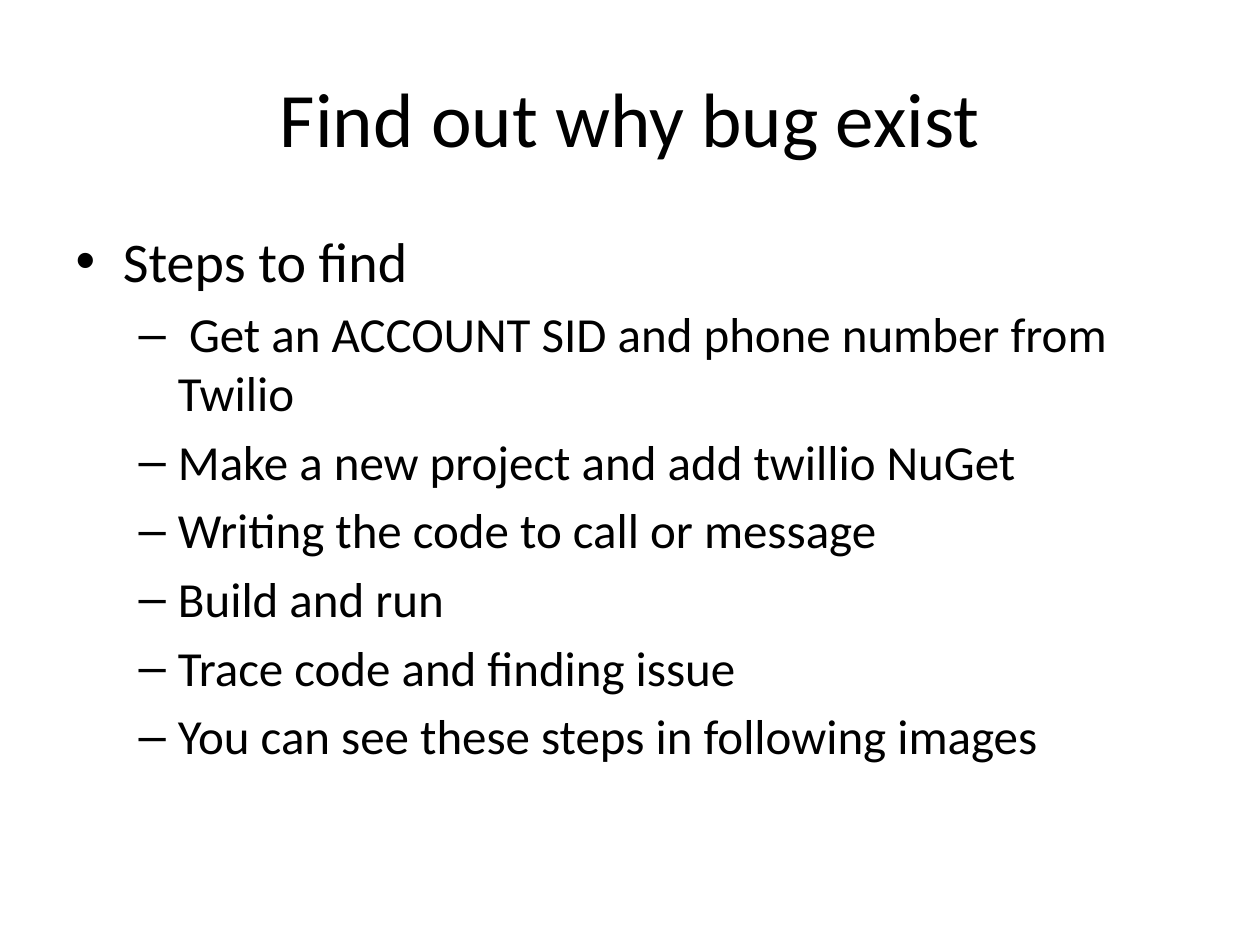
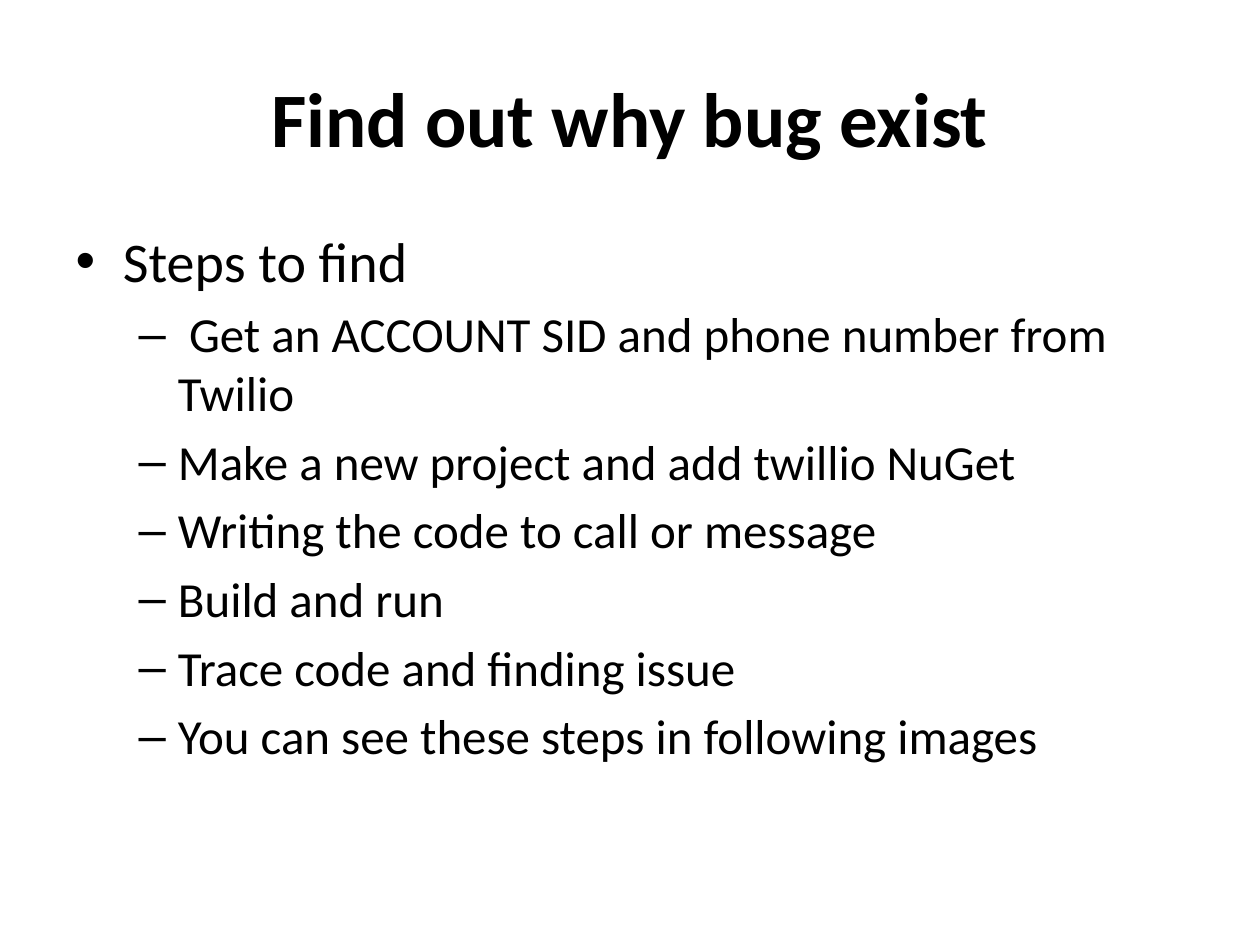
Before and after one commit to manouchehr/SOEN691_AZIZI, a slide deck: slide 7 of ClassWorkReports/Twilio_sharpBugFixing .pptx. Drawn at 1260x945 pixels with LibreOffice and Linux fonts; fonts in the diff are those of the drawing. Boxes give left, top, right and bottom in pixels: in the first picture for what was removed or moved away, otherwise in the second. Text is boxed around its words. In the diff, an @@ line names an element or a change of style, - is before the commit and + after.

```diff
--- a/ClassWorkReports/Twilio_sharpBugFixing .pptx
+++ b/ClassWorkReports/Twilio_sharpBugFixing .pptx
@@ title "Find out why bug exist" at bbox=[271, 93, 987, 160]: bold on @@
```
Also in this commit, not shown: 6 other slides changed, 2 other files.
